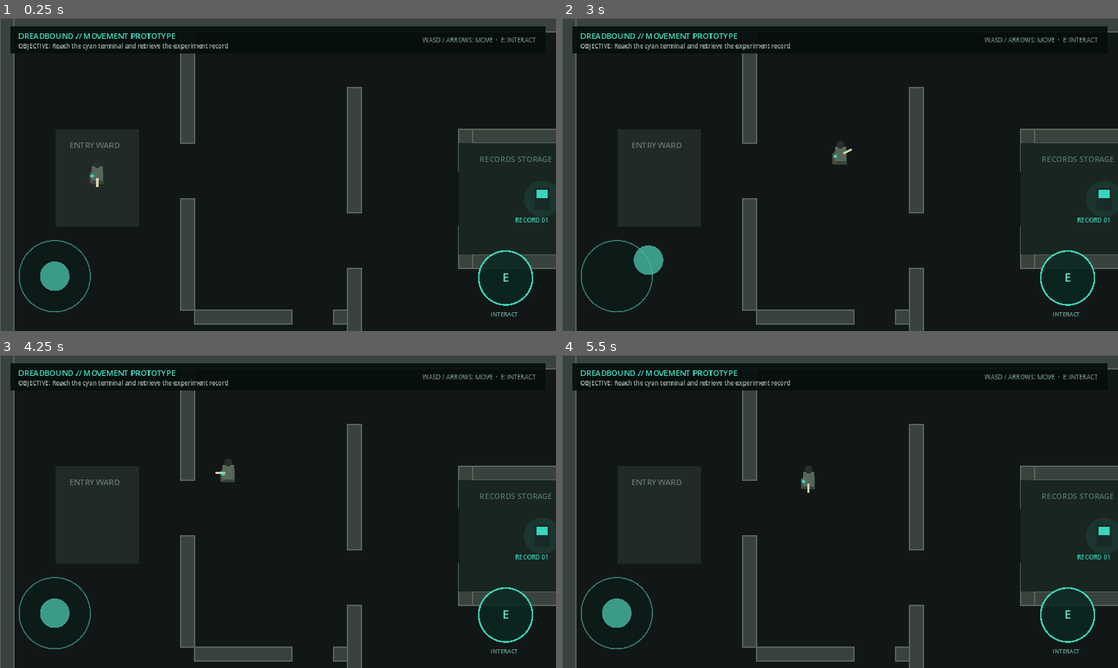
Above: before the commit, frames 1-4 (two rows, left to right).
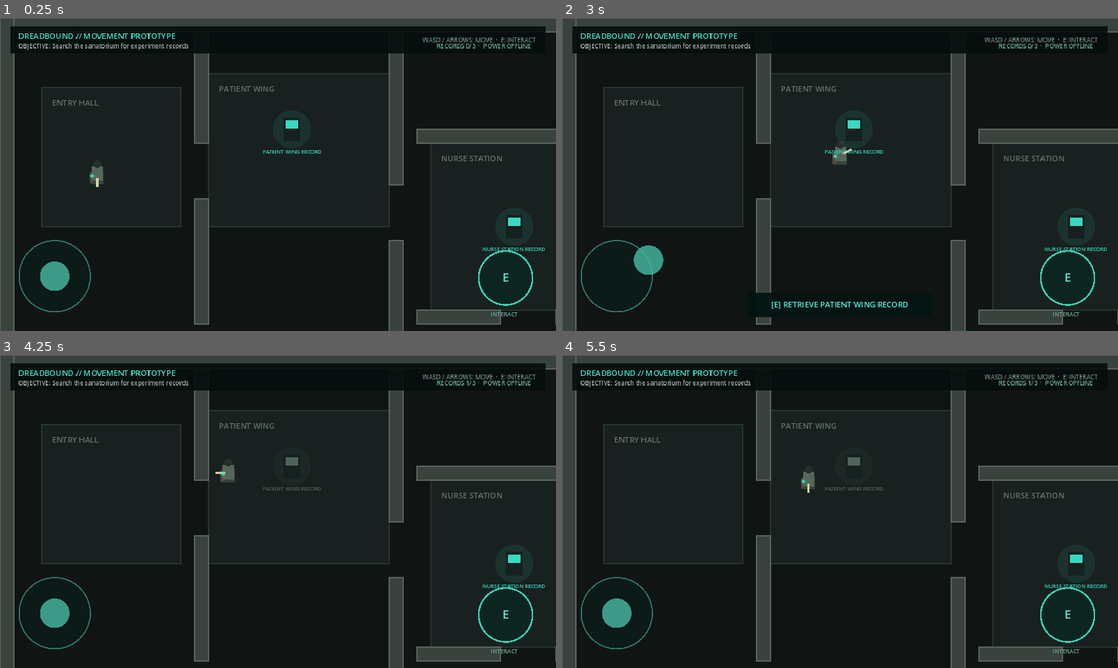
Above: after the commit, the same moments.

Repository: ancientboy/Dreadbound
Game: Godot game, scene res://scenes/main.tscn
Same seed, same stepped clock (60 frames per second), same inputs: the game is played once before the commit and once after it.
Inputs (mouse positions are in pixels of both pictures, inside the frame that each line leads up to):
- Up to frame 1 (0.25 s): no input
- Up to frame 2 (3 s): tap Enter at 0.5 s; move the mouse to (962, 158) at 0.52 s; hold D (move_right) 0.53-1.25 s; tap E (interact) at 0.6, 2.1 s; click (962, 158) at 0.67 s; drag from (728, 190) to (812, 237) at 1.27 s; move the mouse to (895, 105) at 2.02 s; hold D (move_right) 2.03-2.75 s; drag from (812, 237) to (673, 127) at 2.77 s
- Up to frame 3 (4.25 s): move the mouse to (444, 558) at 3.52 s; hold A (move_left) from 3.53 s (still down); tap E (interact) at 3.6 s
- Up to frame 4 (5.5 s): release A (move_left) at 4.25 s; drag from (673, 464) to (756, 433) at 4.27 s; move the mouse to (867, 511) at 5.02 s; hold S (move_down) from 5.03 s (still down); tap E (interact) at 5.1 s; click (867, 511) at 5.17 s

The runs differ from the first frame. In frame 1, 12% of the frame differs, in the area x 7-100%, y 8-100%; in frame 2, 12%; in frame 3, 12%; in frame 4, 12%.

Commit message:
Build sanatorium mission graybox

Diff:
--- a/scenes/main.tscn
+++ b/scenes/main.tscn
@@ -23,8 +23,8 @@
 position = Vector2(0, -8)
 limit_left = 0
 limit_top = 0
-limit_right = 1600
-limit_bottom = 960
+limit_right = 2304
+limit_bottom = 1440
 position_smoothing_enabled = true
 position_smoothing_speed = 7.0
 
@@ -54,6 +54,16 @@
 theme_override_colors/font_color = Color(0.64, 0.72, 0.67, 1)
 theme_override_font_sizes/font_size = 14
 text = "OBJECTIVE: Reach the cyan terminal and retrieve the experiment record"
+
+[node name="Progress" type="Label" parent="Interface/TopBar"]
+offset_left = 760.0
+offset_top = 34.0
+offset_right = 1198.0
+offset_bottom = 57.0
+theme_override_colors/font_color = Color(0.42, 0.66, 0.58, 1)
+theme_override_font_sizes/font_size = 14
+text = "RECORDS 0/3  ·  POWER OFFLINE"
+horizontal_alignment = 2
 
 [node name="Controls" type="Label" parent="Interface/TopBar"]
 offset_left = 905.0
@@ -86,6 +96,44 @@
 horizontal_alignment = 1
 vertical_alignment = 1
 
+[node name="CompletePanel" type="ColorRect" parent="Interface"]
+visible = false
+offset_left = 340.0
+offset_top = 222.0
+offset_right = 940.0
+offset_bottom = 498.0
+color = Color(0.02, 0.07, 0.065, 0.97)
+
+[node name="Heading" type="Label" parent="Interface/CompletePanel"]
+offset_left = 32.0
+offset_top = 36.0
+offset_right = 568.0
+offset_bottom = 94.0
+theme_override_colors/font_color = Color(0.3, 0.91, 0.79, 1)
+theme_override_font_sizes/font_size = 34
+text = "EXTRACTION COMPLETE"
+horizontal_alignment = 1
+
+[node name="Summary" type="Label" parent="Interface/CompletePanel"]
+offset_left = 32.0
+offset_top = 112.0
+offset_right = 568.0
+offset_bottom = 175.0
+theme_override_colors/font_color = Color(0.59, 0.7, 0.64, 1)
+theme_override_font_sizes/font_size = 18
+text = "3 records secured\nFacility power restored"
+horizontal_alignment = 1
+
+[node name="Restart" type="Label" parent="Interface/CompletePanel"]
+offset_left = 32.0
+offset_top = 210.0
+offset_right = 568.0
+offset_bottom = 240.0
+theme_override_colors/font_color = Color(0.33, 0.61, 0.55, 1)
+theme_override_font_sizes/font_size = 15
+text = "PRESS E / INTERACT TO RUN AGAIN"
+horizontal_alignment = 1
+
 [node name="MobileControls" type="Control" parent="Interface" groups=["mobile_controls"]]
 layout_mode = 3
 anchors_preset = 15
--- a/scripts/main.gd
+++ b/scripts/main.gd
@@ -1,69 +1,150 @@
 extends Node2D
 
-const MAP_SIZE := Vector2(1600.0, 960.0)
-const TERMINAL_POSITION := Vector2(1248.0, 416.0)
-const INTERACTION_DISTANCE := 78.0
+enum MissionPhase { COLLECT_RECORDS, RESTORE_POWER, EVACUATE, COMPLETE }
 
-@onready var player: CharacterBody2D = $Player
+const MAP_SIZE := Vector2(2304.0, 1440.0)
+const INTERACTION_DISTANCE := 86.0
+const TOTAL_RECORDS := 3
+
+@onready var player: Player = $Player
 @onready var objective: Label = $Interface/TopBar/Objective
+@onready var progress: Label = $Interface/TopBar/Progress
 @onready var prompt_panel: ColorRect = $Interface/PromptPanel
+@onready var prompt: Label = $Interface/PromptPanel/Prompt
+@onready var complete_panel: ColorRect = $Interface/CompletePanel
 
-var record_collected := false
+var mission_phase := MissionPhase.COLLECT_RECORDS
+var collected_records: Dictionary = {}
+var power_restored := false
+var interactables: Array[ObjectiveInteractable] = []
 
 
 func _ready() -> void:
 	_create_collision_walls()
+	_create_mission_interactables()
+	_update_mission_ui()
 	queue_redraw()
 
 
 func _process(_delta: float) -> void:
-	var can_interact := not record_collected and player.global_position.distance_to(TERMINAL_POSITION) <= INTERACTION_DISTANCE
-	prompt_panel.visible = can_interact
+	var wants_to_interact := Input.is_action_just_pressed("interact")
 	var mobile_controls := get_tree().get_first_node_in_group("mobile_controls") as MobileControls
-	var wants_to_interact := Input.is_action_just_pressed("interact")
 	if mobile_controls:
 		wants_to_interact = mobile_controls.consume_interact() or wants_to_interact
-	if can_interact and wants_to_interact:
-		record_collected = true
-		prompt_panel.visible = false
-		objective.text = "RECORD RETRIEVED (1/3) // INTERACTION TEST COMPLETE"
-		queue_redraw()
+
+	if mission_phase == MissionPhase.COMPLETE:
+		if wants_to_interact:
+			get_tree().reload_current_scene()
+		return
+
+	var target := _nearest_interactable()
+	prompt_panel.visible = target != null
+	if target:
+		prompt.text = target.get_prompt(collected_records.size(), power_restored)
+		if wants_to_interact:
+			_handle_interaction(target)
+
+
+func _handle_interaction(target: ObjectiveInteractable) -> void:
+	match target.kind:
+		ObjectiveInteractable.Kind.RECORD:
+			if not collected_records.has(target.objective_id):
+				collected_records[target.objective_id] = true
+				target.mark_complete()
+				if collected_records.size() == TOTAL_RECORDS:
+					mission_phase = MissionPhase.RESTORE_POWER
+		ObjectiveInteractable.Kind.POWER:
+			if collected_records.size() == TOTAL_RECORDS and not power_restored:
+				power_restored = true
+				mission_phase = MissionPhase.EVACUATE
+				target.mark_complete()
+		ObjectiveInteractable.Kind.EXIT:
+			if power_restored:
+				_complete_mission()
+	_update_mission_ui()
+
+
+func _complete_mission() -> void:
+	mission_phase = MissionPhase.COMPLETE
+	prompt_panel.visible = false
+	complete_panel.visible = true
+	player.velocity = Vector2.ZERO
+	player.set_physics_process(false)
+
+
+func _nearest_interactable() -> ObjectiveInteractable:
+	var nearest: ObjectiveInteractable
+	var nearest_distance := INTERACTION_DISTANCE
+	for item in interactables:
+		if item.completed:
+			continue
+		var distance := player.global_position.distance_to(item.global_position)
+		if distance <= nearest_distance:
+			nearest = item
+			nearest_distance = distance
+	return nearest
+
+
+func _update_mission_ui() -> void:
+	progress.text = "RECORDS %d/%d  ·  POWER %s" % [collected_records.size(), TOTAL_RECORDS, "ONLINE" if power_restored else "OFFLINE"]
+	match mission_phase:
+		MissionPhase.COLLECT_RECORDS:
+			objective.text = "OBJECTIVE: Search the sanatorium for experiment records"
+		MissionPhase.RESTORE_POWER:
+			objective.text = "OBJECTIVE: Restore power in basement maintenance"
+		MissionPhase.EVACUATE:
+			objective.text = "OBJECTIVE: Reach the emergency extraction gate"
+		MissionPhase.COMPLETE:
+			objective.text = "MISSION COMPLETE: Sanatorium route stabilized"
+
+
+func _create_mission_interactables() -> void:
+	_add_interactable(ObjectiveInteractable.Kind.RECORD, "record_01", "PATIENT WING RECORD", Vector2(672, 256))
+	_add_interactable(ObjectiveInteractable.Kind.RECORD, "record_02", "NURSE STATION RECORD", Vector2(1184, 480))
+	_add_interactable(ObjectiveInteractable.Kind.RECORD, "record_03", "ARCHIVE RECORD", Vector2(1952, 288))
+	_add_interactable(ObjectiveInteractable.Kind.POWER, "basement_power", "BASEMENT GENERATOR", Vector2(1760, 1184))
+	_add_interactable(ObjectiveInteractable.Kind.EXIT, "extraction_gate", "EXTRACTION GATE", Vector2(224, 1184))
+
+
+func _add_interactable(kind: ObjectiveInteractable.Kind, id: String, label: String, at: Vector2) -> void:
+	var item := ObjectiveInteractable.new()
+	item.kind = kind
+	item.objective_id = id
+	item.display_name = label
+	item.position = at
+	add_child(item)
+	interactables.append(item)
 
 
 func _draw() -> void:
-	draw_rect(Rect2(Vector2.ZERO, MAP_SIZE), Color("111716"))
+	draw_rect(Rect2(Vector2.ZERO, MAP_SIZE), Color("101514"))
 	_draw_grid()
-	_draw_rooms()
-	_draw_terminal()
+	_draw_zones()
+	for wall in _wall_rectangles():
+		draw_rect(wall, Color("39423d"))
+		draw_rect(wall, Color("59635c"), false, 2.0)
 
 
 func _draw_grid() -> void:
 	for x in range(0, int(MAP_SIZE.x) + 1, 32):
-		draw_line(Vector2(x, 0), Vector2(x, MAP_SIZE.y), Color(0.13, 0.17, 0.16, 0.32), 1.0)
+		draw_line(Vector2(x, 0), Vector2(x, MAP_SIZE.y), Color(0.13, 0.17, 0.16, 0.3), 1.0)
 	for y in range(0, int(MAP_SIZE.y) + 1, 32):
-		draw_line(Vector2(0, y), Vector2(MAP_SIZE.x, y), Color(0.13, 0.17, 0.16, 0.32), 1.0)
+		draw_line(Vector2(0, y), Vector2(MAP_SIZE.x, y), Color(0.13, 0.17, 0.16, 0.3), 1.0)
 
 
-func _draw_rooms() -> void:
-	var wall_color := Color("39423d")
-	var edge_color := Color("59635c")
-	for wall in _wall_rectangles():
-		draw_rect(wall, wall_color)
-		draw_rect(wall, edge_color, false, 2.0)
-
-	# Temporary landmarks make navigation and camera motion easy to evaluate.
-	draw_rect(Rect2(128, 256, 192, 224), Color("202a26"))
-	draw_string(ThemeDB.fallback_font, Vector2(160, 300), "ENTRY WARD", HORIZONTAL_ALIGNMENT_LEFT, -1, 18, Color("66756c"))
-	draw_rect(Rect2(1056, 288, 352, 256), Color("182521"))
-	draw_string(ThemeDB.fallback_font, Vector2(1104, 332), "RECORDS STORAGE", HORIZONTAL_ALIGNMENT_LEFT, -1, 18, Color("527269"))
-
-
-func _draw_terminal() -> void:
-	var glow := Color("37d6bd") if not record_collected else Color("47645e")
-	draw_circle(TERMINAL_POSITION, 42.0, Color(glow, 0.09))
-	draw_rect(Rect2(TERMINAL_POSITION - Vector2(18, 26), Vector2(36, 52)), Color("172b28"))
-	draw_rect(Rect2(TERMINAL_POSITION - Vector2(13, 20), Vector2(26, 18)), glow)
-	draw_string(ThemeDB.fallback_font, TERMINAL_POSITION + Vector2(-62, 54), "RECORD 01", HORIZONTAL_ALIGNMENT_LEFT, -1, 14, glow)
+func _draw_zones() -> void:
+	var zones := [
+		[Rect2(96, 160, 320, 320), "ENTRY HALL"],
+		[Rect2(480, 128, 416, 352), "PATIENT WING"],
+		[Rect2(992, 288, 384, 384), "NURSE STATION"],
+		[Rect2(1696, 128, 480, 320), "RECORD ARCHIVE"],
+		[Rect2(1504, 960, 576, 320), "BASEMENT MAINTENANCE"],
+		[Rect2(96, 1024, 352, 256), "EXTRACTION"],
+	]
+	for zone in zones:
+		draw_rect(zone[0], Color("18211f"))
+		draw_rect(zone[0], Color("27332f"), false, 2.0)
+		draw_string(ThemeDB.fallback_font, zone[0].position + Vector2(24, 42), zone[1], HORIZONTAL_ALIGNMENT_LEFT, -1, 18, Color("617269"))
 
 
 func _create_collision_walls() -> void:
@@ -82,9 +163,20 @@
 	return [
 		Rect2(0, 0, MAP_SIZE.x, 32), Rect2(0, MAP_SIZE.y - 32, MAP_SIZE.x, 32),
 		Rect2(0, 0, 32, MAP_SIZE.y), Rect2(MAP_SIZE.x - 32, 0, 32, MAP_SIZE.y),
-		Rect2(416, 32, 32, 256), Rect2(416, 416, 32, 256), Rect2(416, 800, 32, 128),
-		Rect2(800, 160, 32, 288), Rect2(800, 576, 32, 256),
-		Rect2(1056, 256, 384, 32), Rect2(1056, 544, 384, 32),
-		Rect2(1056, 256, 32, 96), Rect2(1056, 480, 32, 96),
-		Rect2(1408, 256, 32, 320), Rect2(448, 672, 224, 32), Rect2(768, 672, 32, 32),
+		# Patient wing partitions, with door-sized gaps.
+		Rect2(448, 32, 32, 256), Rect2(448, 416, 32, 288),
+		Rect2(896, 32, 32, 352), Rect2(896, 512, 32, 320),
+		# Nurse station and central circulation.
+		Rect2(960, 256, 448, 32), Rect2(960, 672, 192, 32), Rect2(1280, 672, 128, 32),
+		Rect2(1408, 256, 32, 192), Rect2(1408, 576, 32, 384),
+		# Archive wing.
+		Rect2(1664, 96, 544, 32), Rect2(1664, 448, 224, 32), Rect2(2016, 448, 192, 32),
+		Rect2(1664, 96, 32, 160), Rect2(1664, 384, 32, 256), Rect2(2208, 96, 32, 544),
+		# Basement corridors.
+		Rect2(1472, 928, 736, 32), Rect2(1472, 1280, 736, 32),
+		Rect2(1472, 928, 32, 160), Rect2(1472, 1216, 32, 96), Rect2(2208, 928, 32, 384),
+		# Extraction approach and lower corridor cover.
+		Rect2(64, 992, 416, 32), Rect2(64, 1280, 416, 32),
+		Rect2(480, 992, 32, 96), Rect2(480, 1216, 32, 96),
+		Rect2(512, 896, 320, 32), Rect2(960, 896, 544, 32),
 	]
--- /dev/null
+++ b/scripts/objective_interactable.gd
@@ -0,0 +1,55 @@
+class_name ObjectiveInteractable
+extends Node2D
+
+enum Kind { RECORD, POWER, EXIT }
+
+@export var kind := Kind.RECORD
+@export var objective_id := ""
+@export var display_name := "INTERACTABLE"
+
+var completed := false
+
+
+func _ready() -> void:
+	queue_redraw()
+
+
+func get_prompt(records_found: int, power_online: bool) -> String:
+	match kind:
+		Kind.RECORD:
+			return "[E] RETRIEVE %s" % display_name
+		Kind.POWER:
+			if records_found < 3:
+				return "LOCKED // FIND ALL RECORDS (%d/3)" % records_found
+			return "[E] RESTORE FACILITY POWER"
+		Kind.EXIT:
+			if not power_online:
+				return "LOCKED // FACILITY POWER OFFLINE"
+			return "[E] EXTRACT TO THE TERMINAL CORRIDOR"
+	return "[E] INTERACT"
+
+
+func mark_complete() -> void:
+	completed = true
+	queue_redraw()
+
+
+func _draw() -> void:
+	var color := _display_color()
+	draw_circle(Vector2.ZERO, 44.0, Color(color, 0.1))
+	draw_rect(Rect2(-19, -27, 38, 54), Color("15211f"))
+	draw_rect(Rect2(-14, -21, 28, 20), color)
+	draw_string(ThemeDB.fallback_font, Vector2(-110, 56), display_name, HORIZONTAL_ALIGNMENT_CENTER, 220, 12, color)
+
+
+func _display_color() -> Color:
+	if completed:
+		return Color("50625d")
+	match kind:
+		Kind.RECORD:
+			return Color("39d9c0")
+		Kind.POWER:
+			return Color("b7b75d")
+		Kind.EXIT:
+			return Color("b55252")
+	return Color.WHITE
Binary file changed: docs/images/graybox-movement.png
Not shown, added: scripts/objective_interactable.gd.uid
Not shown, changed: README.md
